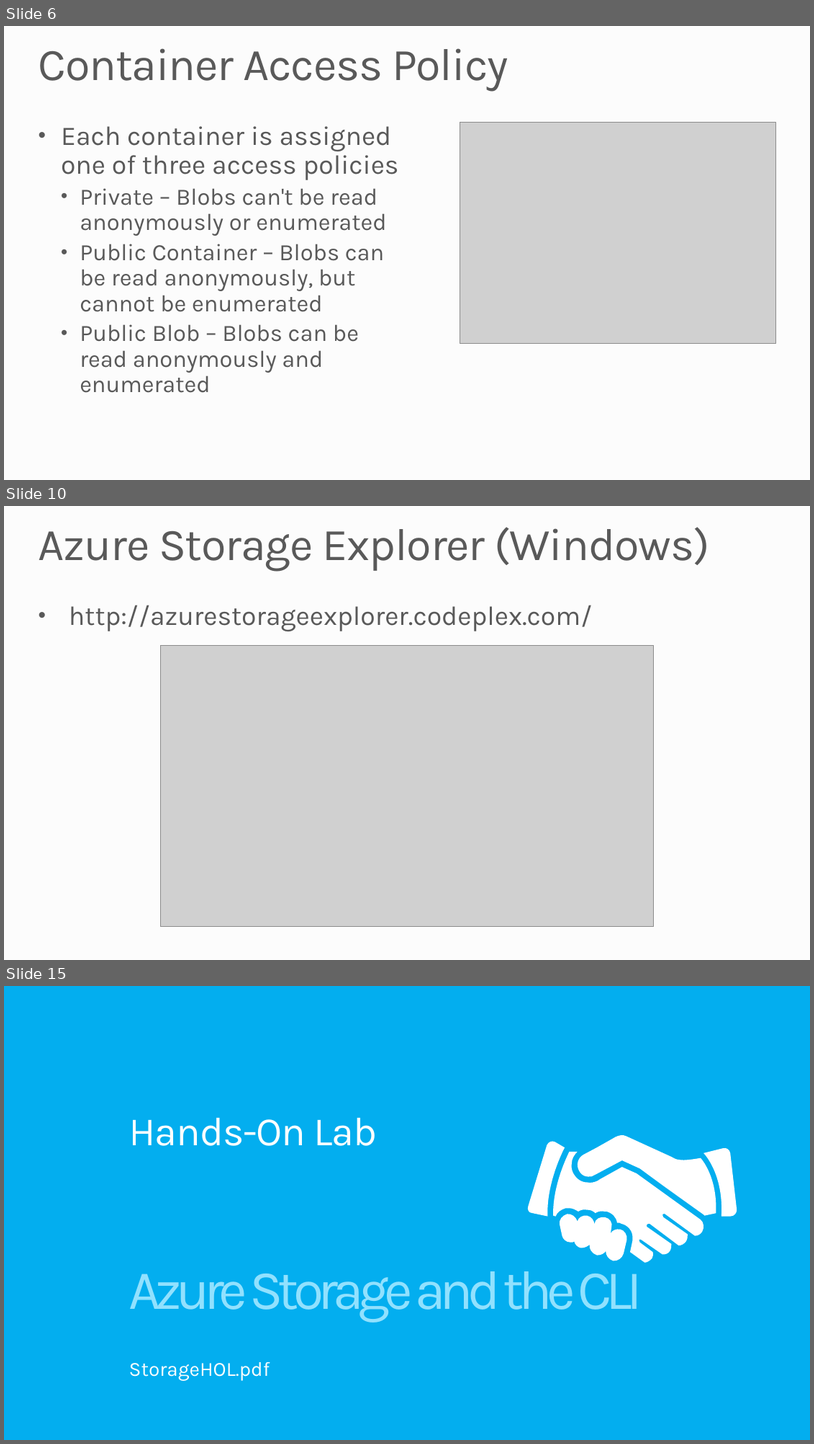
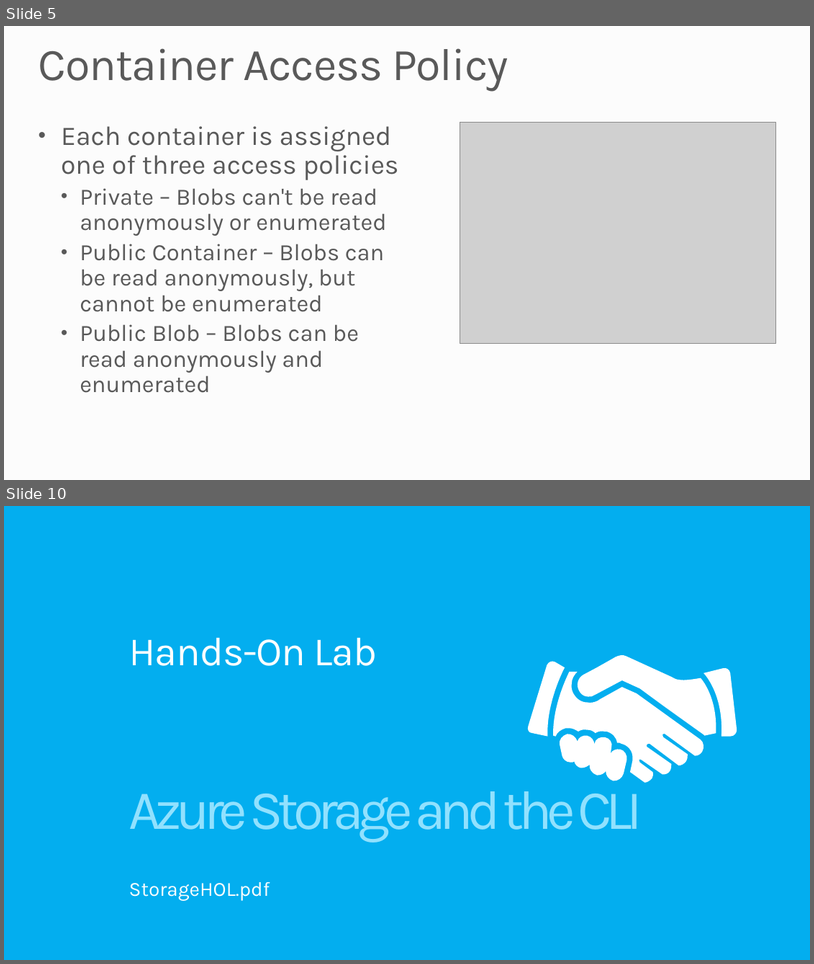
Before and after one commit to MSRConnections/Azure-training-course, a slide deck: Content/Storage/Azure Storage and CLI.pptx. Shown one above the other, each under a label of ours: slides 6, 10 and 15 before the commit, slides 5 and 10 after it; the slides between them are not shown. The pictures are 814x1444 and 814x964 pixels, drawn with LibreOffice and Linux fonts; fonts in the diff are those of the drawing; grey boxes stand for pictures; background and template pictures are left out. Boxes give left, top, right and bottom in pixels: in the first picture for what was removed or moved away, otherwise in the second. Text is boxed around its words. In the diff, an @@ line names an element or a change of style, - is before the commit and + after.

```diff
--- a/Content/Storage/Azure Storage and CLI.pptx
+++ b/Content/Storage/Azure Storage and CLI.pptx
@@ slide 10 removed at [4,506,810,960], background #FCFCFC @@
@@ title removed at [39,527,710,571] @@
-Azure Storage Explorer (Windows)
@@ text removed at [69,605,592,631] @@
-• http://azurestorageexplorer.codeplex.com/
@@ picture removed at [161,645,653,926] @@
@@ what was slide 6 is now slide 5 @@
@@ what was slide 15 is now slide 10 @@
```
Also in this commit, not shown: 4 slides changed, 3 slides added, 7 other slides removed.
